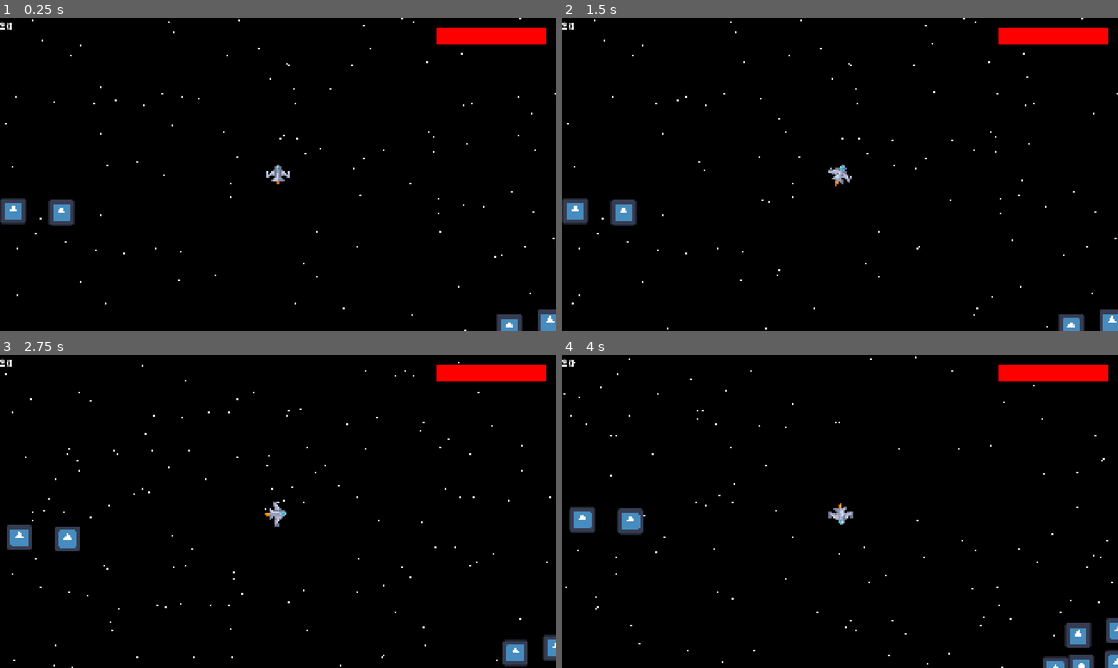
Above: before the commit, frames 1-4 (two rows, left to right).
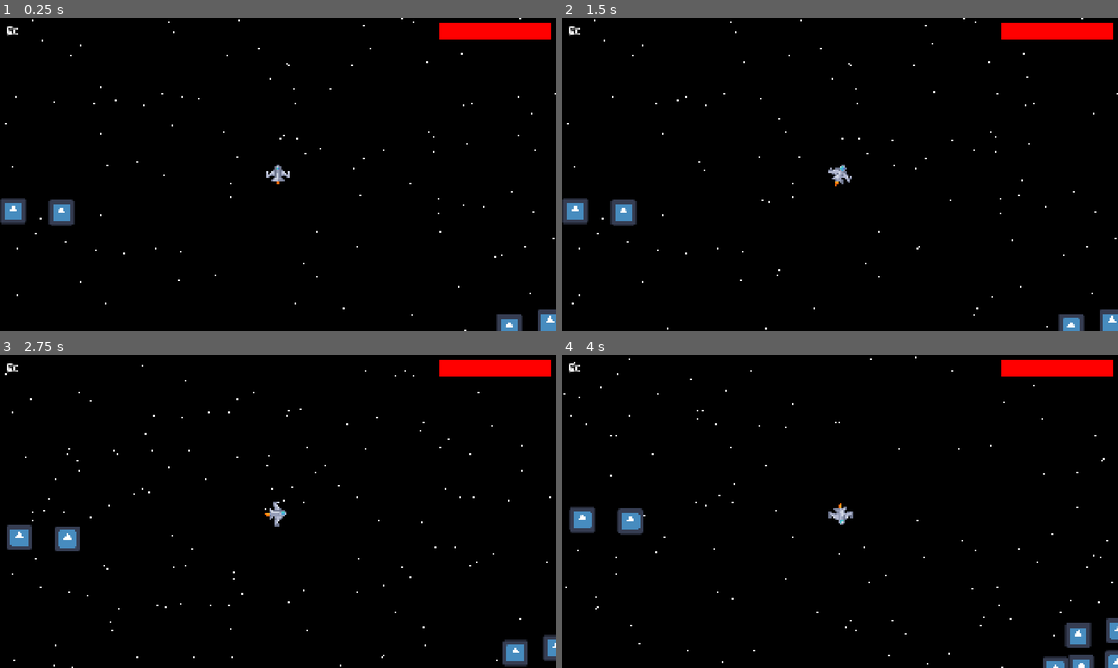
Above: after the commit, the same moments.

Repository: adamalbu/at-the-edge-of-the-inner-system
Game: Godot game, scene res://main.tscn
Same seed, same stepped clock (60 frames per second), same inputs: the game is played once before the commit and once after it. The engine's default icon, where the game draws it, is replaced by a stand-in: a white triangle on a blue panel in a dark square.
Inputs:
- Up to frame 1 (0.25 s): no input
- Up to frame 2 (1.5 s): tap Enter at 0.5 s; hold D (right) 0.53-1.28 s; hold Space (fire) 0.53-1.28 s; hold S (backwards) from 1.28 s (still down); tap Space (fire) at 1.35 s
- Up to frame 3 (2.75 s): release S (backwards) at 2.03 s; hold D (right) from 2.03 s (still down); hold Space (fire) from 2.03 s (still down)
- Up to frame 4 (4 s): release D (right) at 2.78 s; release Space (fire) at 2.78 s; hold W (forward) 2.78-3.53 s; tap Space (fire) at 2.85 s; hold A (left) from 3.53 s (still down); hold Space (fire) from 3.53 s (still down)

The runs differ from the first frame. In frame 1, 0.7% of the frame differs, in the area x 0-100%, y 1-9%; in frame 2, 0.7%; in frame 3, 0.7%; in frame 4, 0.7%.

Commit message:
slight ui change

Diff:
--- a/main.tscn
+++ b/main.tscn
@@ -52,37 +52,43 @@
 
 [node name="CanvasLayer" type="CanvasLayer" parent="." unique_id=1648034863]
 
-[node name="Control" type="Control" parent="CanvasLayer" unique_id=1086811036]
-layout_mode = 3
+[node name="MarginContainer" type="MarginContainer" parent="CanvasLayer" unique_id=154768068]
 anchors_preset = 15
 anchor_right = 1.0
 anchor_bottom = 1.0
+offset_top = -2.0
+offset_bottom = -2.0
 grow_horizontal = 2
 grow_vertical = 2
+theme_override_constants/margin_left = 20
+theme_override_constants/margin_top = 20
+theme_override_constants/margin_right = 20
+theme_override_constants/margin_bottom = 20
+
+[node name="Control" type="Control" parent="CanvasLayer/MarginContainer" unique_id=1086811036]
+layout_mode = 2
 script = ExtResource("1_272bh")
 
-[node name="Label" type="Label" parent="CanvasLayer/Control" unique_id=596389117]
-layout_mode = 0
-offset_right = 40.0
-offset_bottom = 23.0
+[node name="Label" type="Label" parent="CanvasLayer/MarginContainer/Control" unique_id=596389117]
+layout_mode = 1
+offset_right = 44.0
+offset_bottom = 51.0
 theme_override_font_sizes/font_size = 37
-text = "$0"
+text = "₡0"
 
-[node name="HealthbarBG" type="ColorRect" parent="CanvasLayer/Control" unique_id=1695075014 node_paths=PackedStringArray("player")]
+[node name="HealthbarBG" type="ColorRect" parent="CanvasLayer/MarginContainer/Control" unique_id=1695075014 node_paths=PackedStringArray("player")]
 layout_mode = 1
 anchors_preset = 1
 anchor_left = 1.0
 anchor_right = 1.0
-offset_left = -416.0
-offset_top = 35.0
-offset_right = -35.0
-offset_bottom = 90.0
+offset_left = -381.0
+offset_bottom = 55.0
 grow_horizontal = 0
 color = Color(0.15686275, 0.15686275, 0.15686275, 1)
 script = ExtResource("2_5vw27")
-player = NodePath("../../../RigidBody2D")
+player = NodePath("../../../../RigidBody2D")
 
-[node name="HealthbarFG" type="ColorRect" parent="CanvasLayer/Control/HealthbarBG" unique_id=1826070772]
+[node name="HealthbarFG" type="ColorRect" parent="CanvasLayer/MarginContainer/Control/HealthbarBG" unique_id=1826070772]
 layout_mode = 1
 anchors_preset = 15
 anchor_right = 1.0
--- a/ui.gd
+++ b/ui.gd
@@ -3,5 +3,5 @@
 @onready var money_label = $Label
 
 func _process(_delta: float) -> void:
-	money_label.text = "$" + str(GameState.money)
+	money_label.text = "₡" + str(GameState.money)
 	pass
